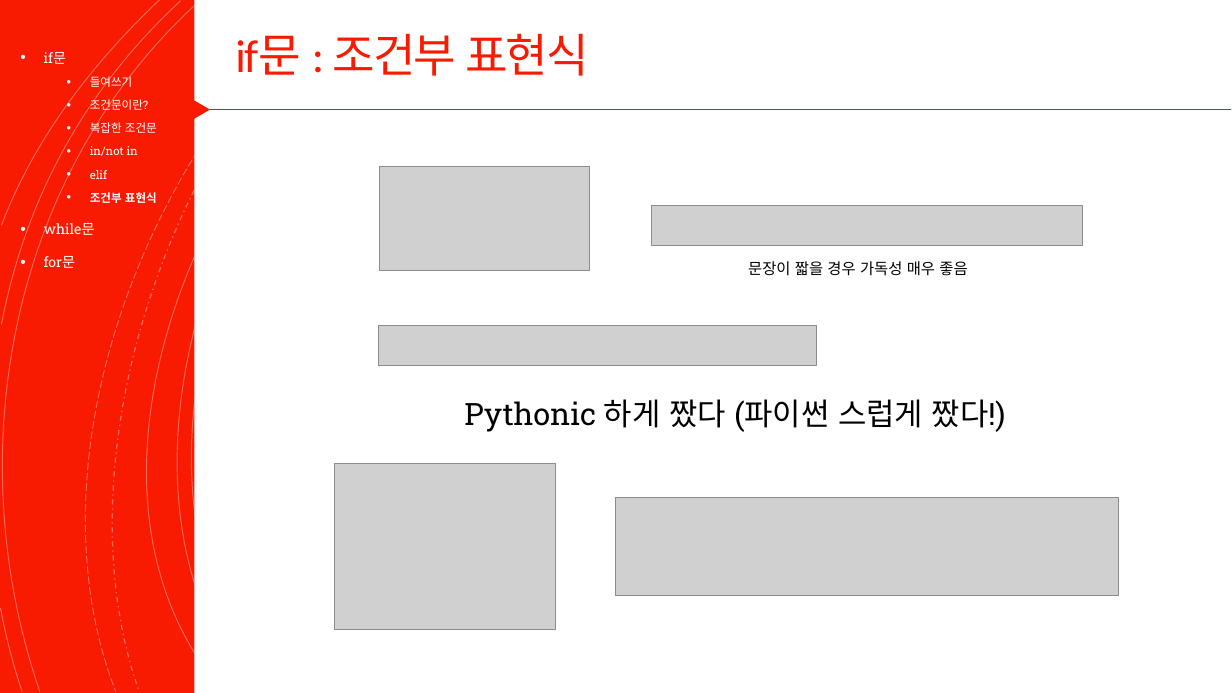
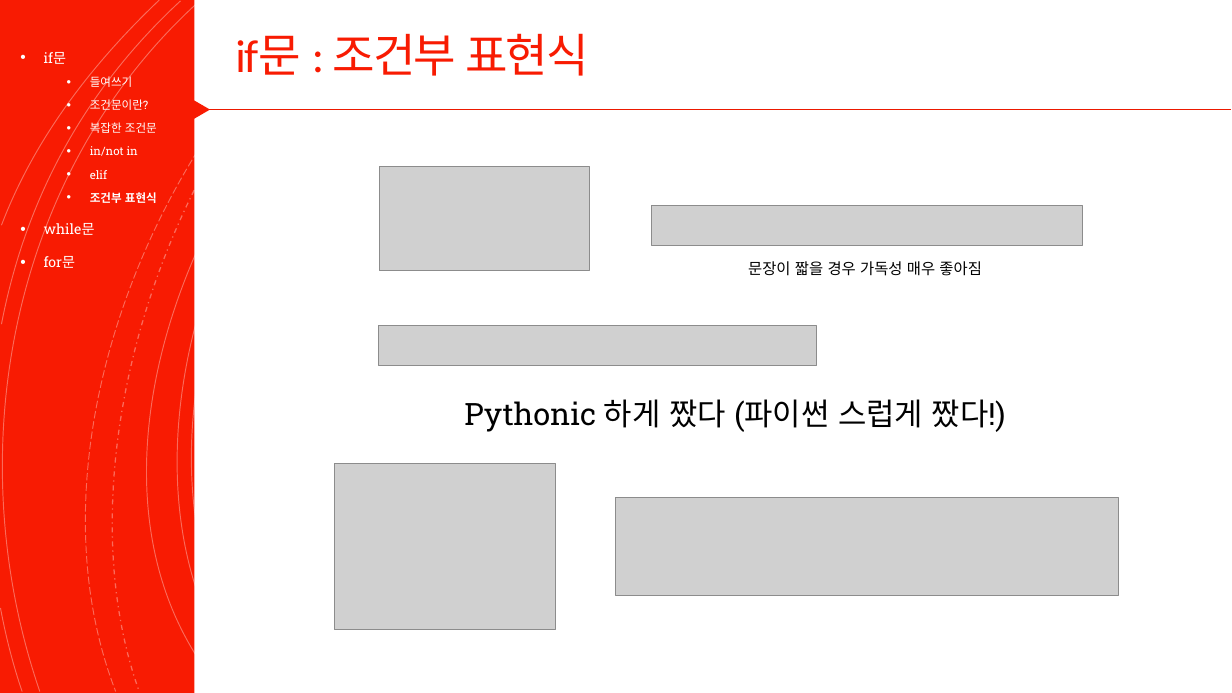
Before and after one commit to Valentine117/python_basic_class, a slide deck: slide 11 of 03장 프로그램의 구조를 쌓는다_제어문.pptx. Drawn at 1232x693 pixels with LibreOffice and Linux fonts; fonts in the diff are those of the drawing; grey boxes stand for pictures. Boxes give left, top, right and bottom in pixels: in the first picture for what was removed or moved away, otherwise in the second. Text is boxed around its words. In the diff, an @@ line names an element or a change of style, - is before the commit and + after.

```diff
--- a/03장 프로그램의 구조를 쌓는다_제어문.pptx
+++ b/03장 프로그램의 구조를 쌓는다_제어문.pptx
@@ text at (x1=748, y1=261, x2=981, y2=276): text changed @@
-문장이 짧을 경우 가독성 매우 좋음
+문장이 짧을 경우 가독성 매우 좋아짐
```
Also in this commit, not shown: 1 other file.
